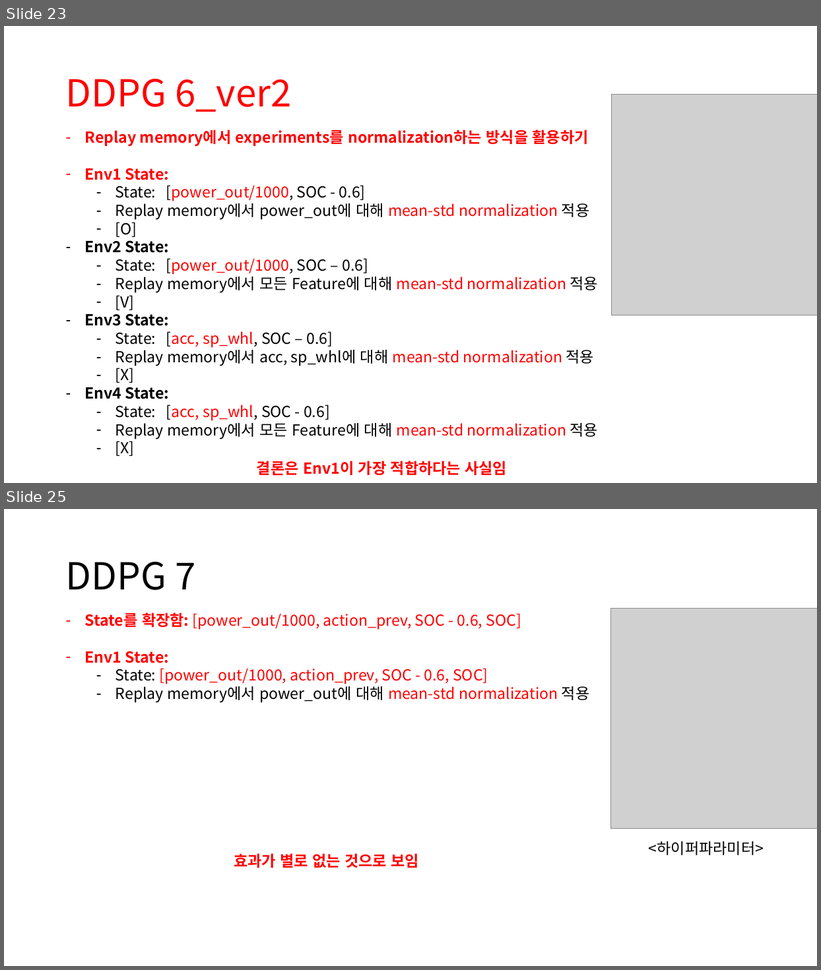
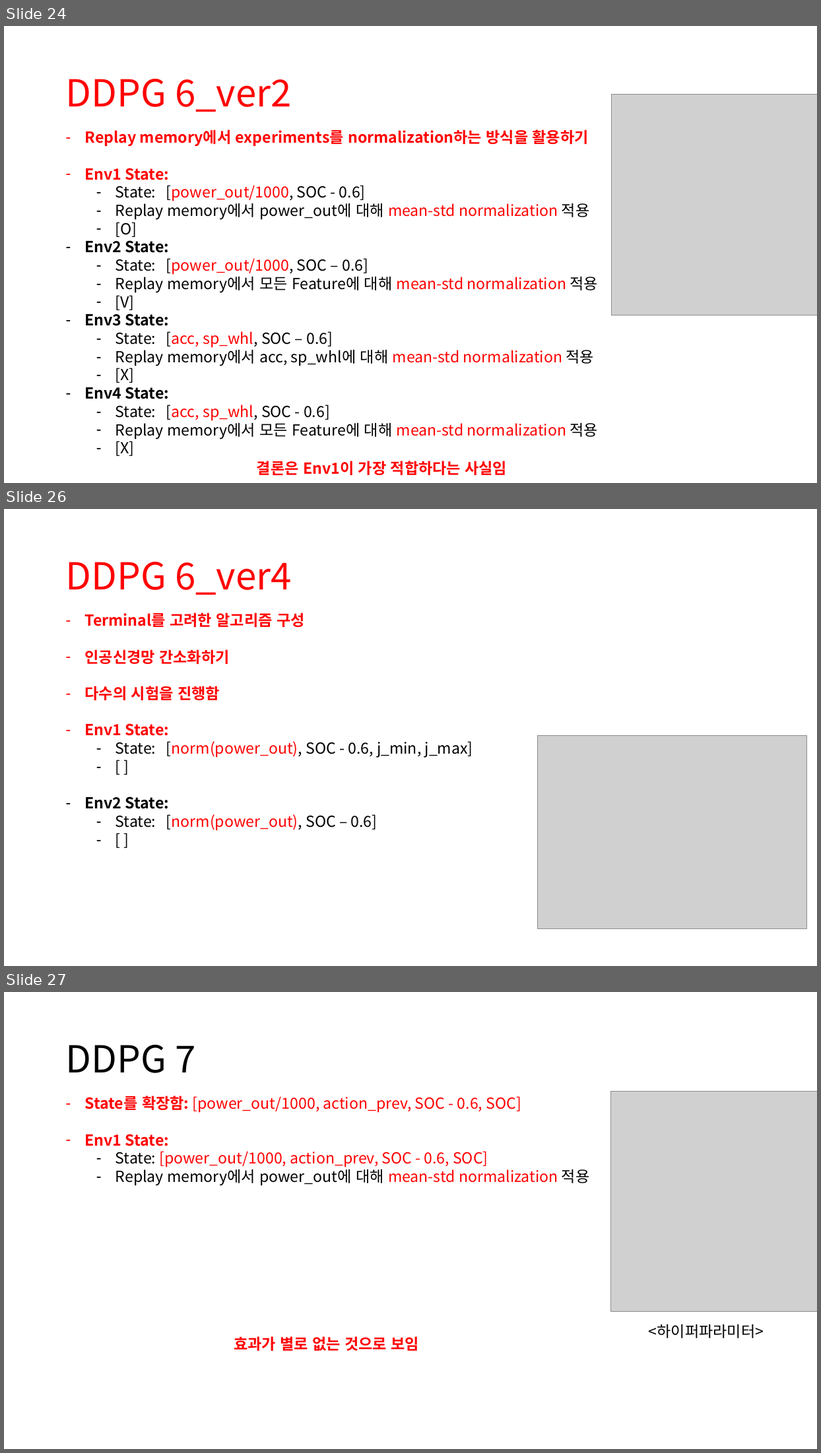
Before and after one commit to zidane89/experiment, a slide deck: 실험정리.pptx. Shown one above the other, each under a label of ours: slides 23 and 25 before the commit, slides 24, 26 and 27 after it; the slides between them are not shown. The pictures are 821x970 and 821x1453 pixels, drawn with LibreOffice and Linux fonts; fonts in the diff are those of the drawing; grey boxes stand for pictures. Boxes give left, top, right and bottom in pixels: in the first picture for what was removed or moved away, otherwise in the second. Text is boxed around its words. In the diff, an @@ line names an element or a change of style, - is before the commit and + after.

```diff
--- a/실험정리.pptx
+++ b/실험정리.pptx
@@ slide 26 added at (4, 509, 817, 966), background #FFFFFF @@
@@ title added at (66, 562, 292, 595), 44 pt, text #FF0000 @@
+DDPG 6_ver4
@@ text added at (85, 613, 473, 831), 18 pt, text #FF0000 @@
+– Terminal를 고려한 알고리즘 구성
+– 인공신경망 간소화하기
+– 다수의 시험을 진행함
+– Env1 State:
+  – State: [norm(power_out), SOC - 0.6, j_min, j_max]
+  – [ ]
+– Env2 State:
+  – State: [norm(power_out), SOC – 0.6]
+  – [ ]
@@ picture added at (538, 736, 807, 929) @@
@@ what was slide 23 is now slide 24 @@
@@ what was slide 25 is now slide 27 @@
```
Also in this commit, not shown: 2 slides changed, 2 other slides added, 1 slide removed, 5 other files.
